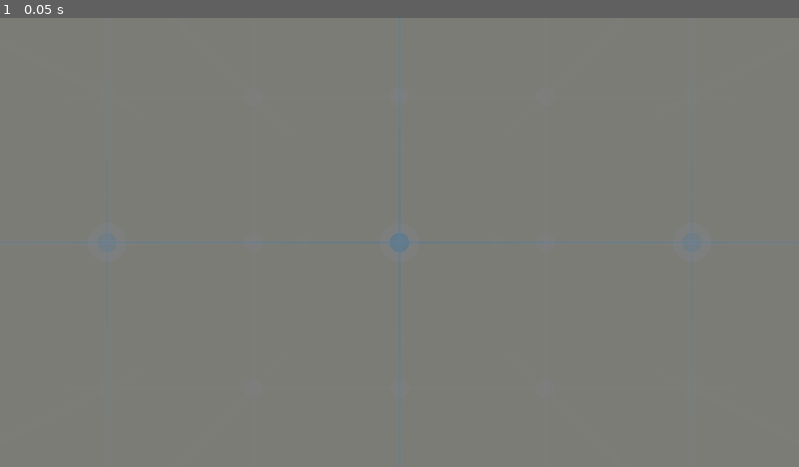
Above: before the commit, frame 1.
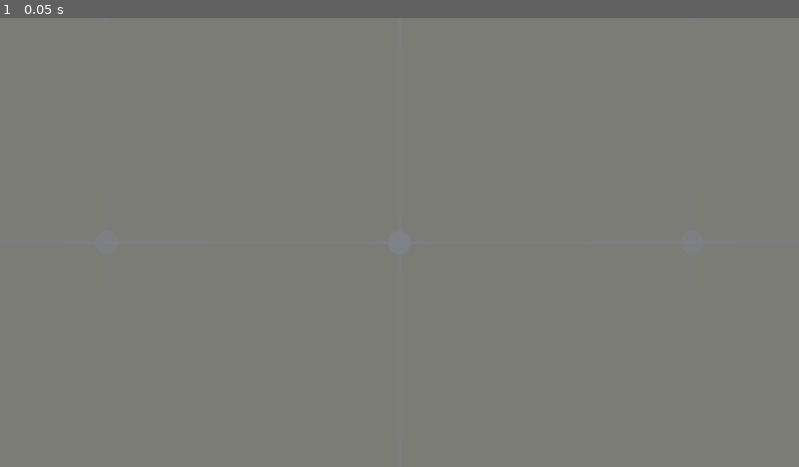
Above: after the commit, the same moment.

Repository: V-Sekai/xr-grid
Game: Godot game, scene res://main.tscn
Two runs of this game, one before a commit and one after it. Both use one fixed random seed, a clock stepped at 60 frames per second and the inputs below.
Inputs:
- Up to frame 1 (0.05 s): no input

The runs differ from the first frame. In frame 1, less than 0.1% of the frame differs, in the area x 48-52%, y 47-53%.

Commit message:
Reset the scale.

Diff:
--- a/main.tscn
+++ b/main.tscn
@@ -305,7 +305,6 @@
 skeleton = NodePath("../..")
 
 [node name="ProceduralGrid3D" parent="canvas" instance=ExtResource("6_yejl2")]
-transform = Transform3D(0.6, 0, 0, 0, 0.6, 0, 0, 0, 0.6, 0, 0, 0)
 level_color = SubResource("GradientTexture1D_nbrpf")
 FOCUS_NODE = NodePath("../../XROrigin3D/hand_right/focus")
 
